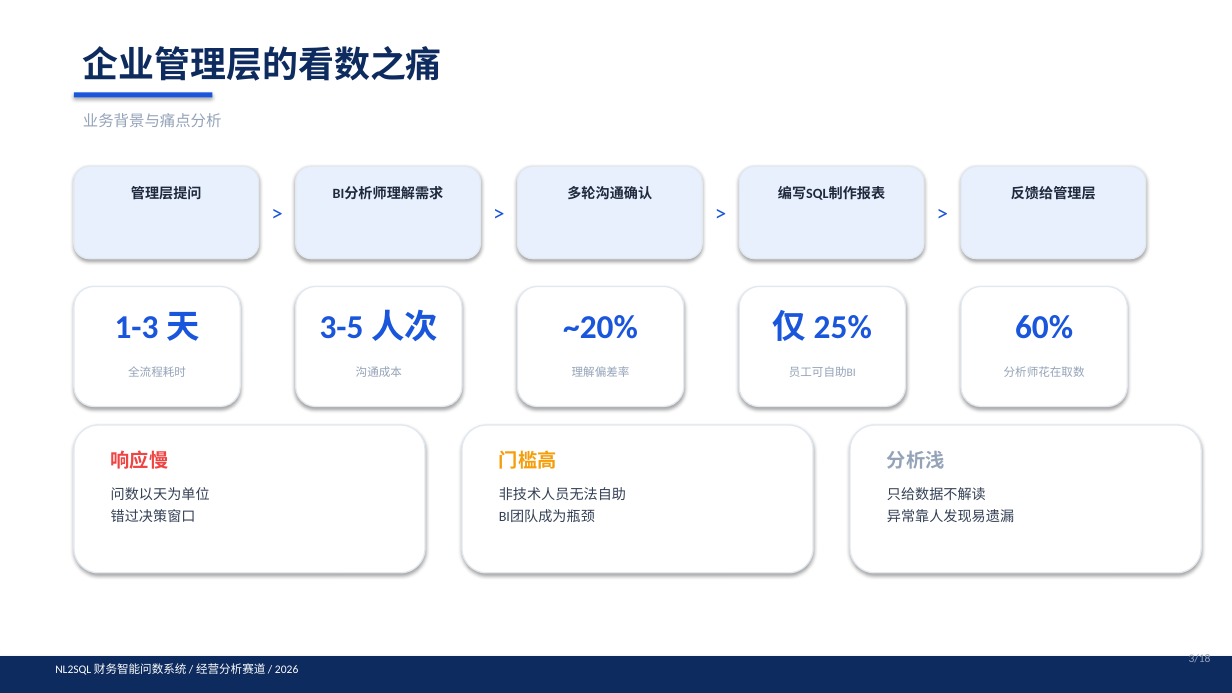
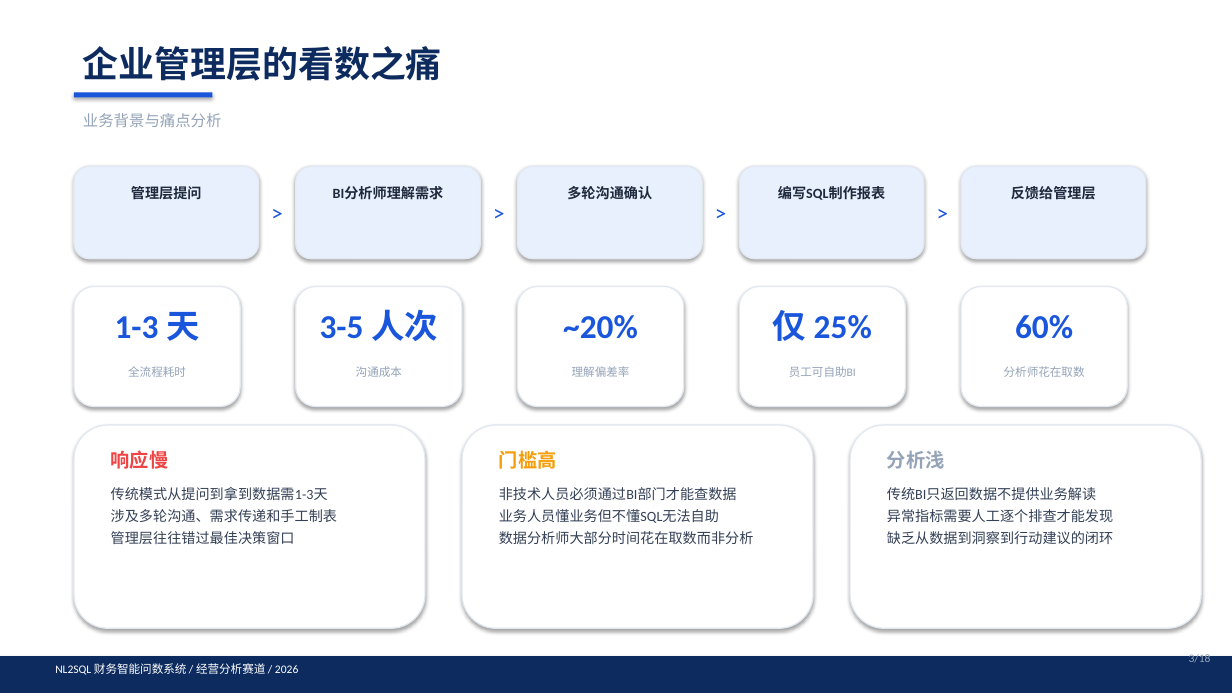
Before and after one commit to Jared-Nathan-Su/nlwsql-finance, a slide deck: slide 3 of docs/NL2SQL_答辩PPT.pptx. Drawn at 1232x693 pixels with LibreOffice and Linux fonts; fonts in the diff are those of the drawing. Boxes give left, top, right and bottom in pixels: in the first picture for what was removed or moved away, otherwise in the second. Text is boxed around its words. In the diff, an @@ line names an element or a change of style, - is before the commit and + after.

```diff
--- a/docs/NL2SQL_答辩PPT.pptx
+++ b/docs/NL2SQL_答辩PPT.pptx
@@ rounded rectangle: place and size @@
-rounded rectangle at <box>74,425,425,573</box>
+rounded rectangle at <box>74,425,425,628</box>
@@ rounded rectangle: place and size @@
-rounded rectangle at <box>462,425,813,573</box>
+rounded rectangle at <box>462,425,813,628</box>
@@ rounded rectangle: place and size @@
-rounded rectangle at <box>850,425,1202,573</box>
+rounded rectangle at <box>850,425,1202,628</box>
@@ text at <box>111,487,337,544</box>: text changed @@
-问数以天为单位
-错过决策窗口
+传统模式从提问到拿到数据需1-3天
+涉及多轮沟通、需求传递和手工制表
+管理层往往错过最佳决策窗口
@@ text at <box>499,487,754,544</box>: text changed @@
-非技术人员无法自助
-BI团队成为瓶颈
+非技术人员必须通过BI部门才能查数据
+业务人员懂业务但不懂SQL无法自助
+数据分析师大部分时间花在取数而非分析
@@ text at <box>887,487,1113,544</box>: text changed @@
-只给数据不解读
-异常靠人发现易遗漏
+传统BI只返回数据不提供业务解读
+异常指标需要人工逐个排查才能发现
+缺乏从数据到洞察到行动建议的闭环
```
Also in this commit, not shown: 4 other slides changed, 1 other file.
